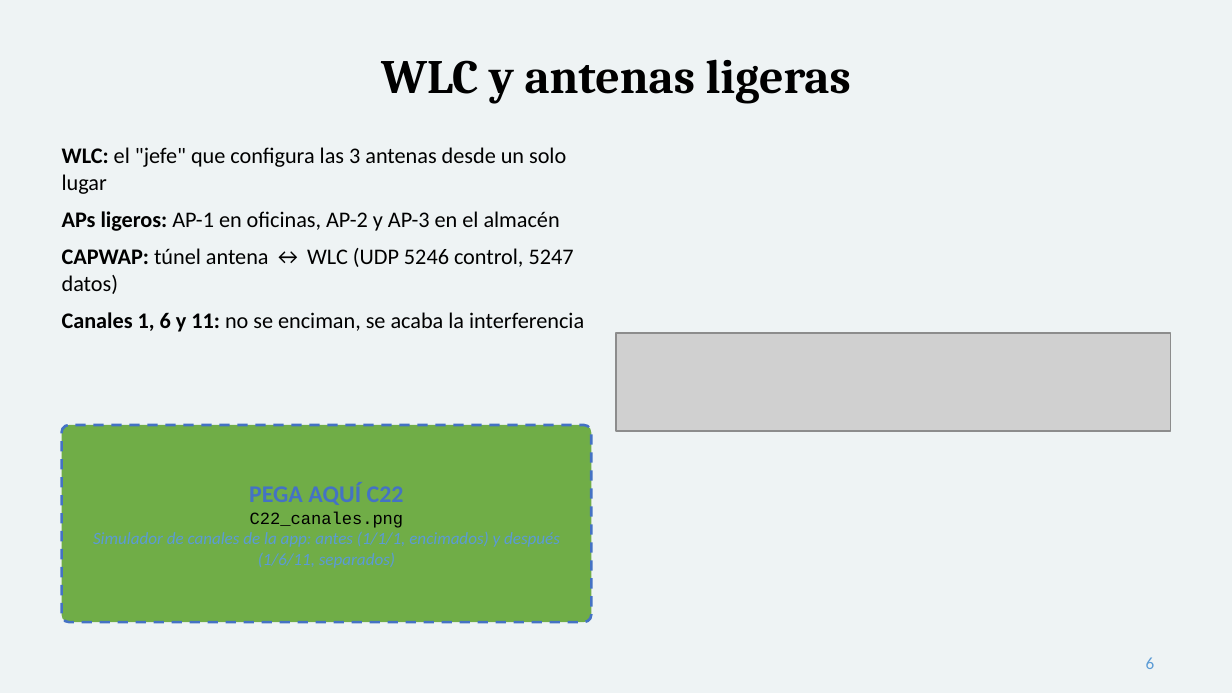
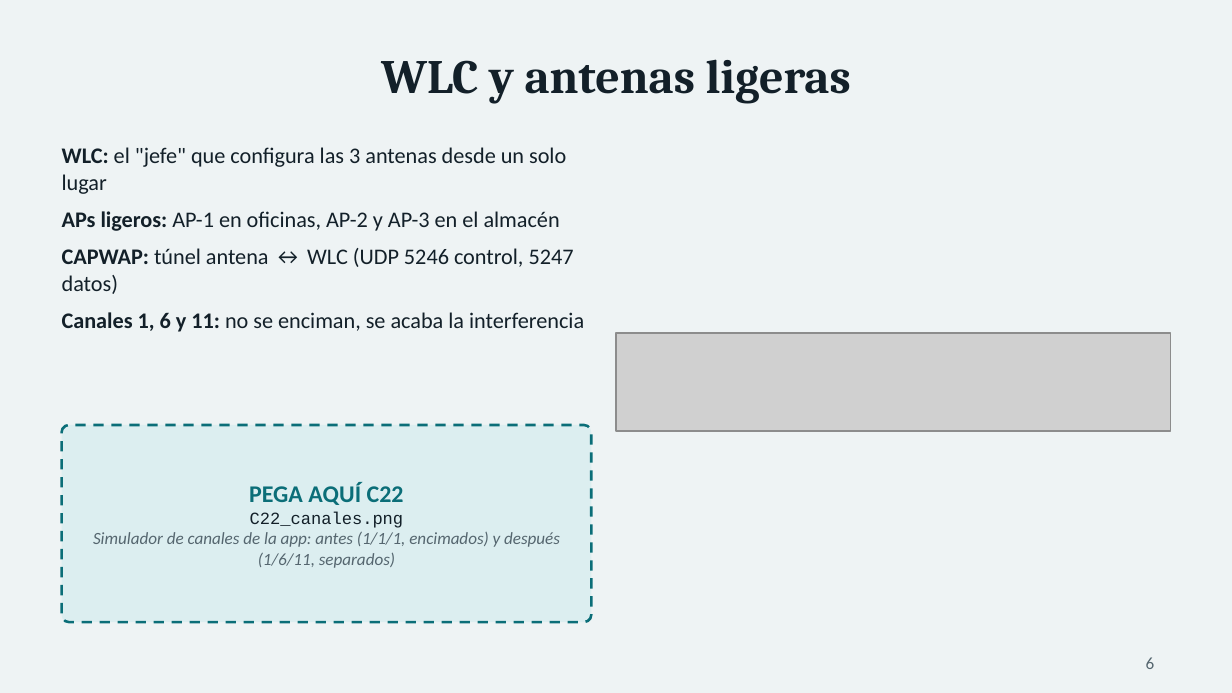
Before and after one commit to USX22/inalambricreds2, a slide deck: slide 6 of entregables/Presentacion_InnovaLogistics.pptx. Drawn at 1232x693 pixels with LibreOffice and Linux fonts; fonts in the diff are those of the drawing; grey boxes stand for pictures. Boxes give left, top, right and bottom in pixels: in the first picture for what was removed or moved away, otherwise in the second. Text is boxed around its words. In the diff, an @@ line names an element or a change of style, - is before the commit and + after.

```diff
--- a/entregables/Presentacion_InnovaLogistics.pptx
+++ b/entregables/Presentacion_InnovaLogistics.pptx
@@ title "WLC y antenas ligeras" at bbox=[381, 59, 851, 103]: text colour #000000 to #132029 @@
@@ text "WLC: el "jefe" que configura ..." at bbox=[62, 147, 584, 332]: text colour #000000 to #132029 @@
@@ rounded rectangle at bbox=[62, 425, 591, 622]: fill #70AD47 to #DCEEF0; outline #4472C4 1.5 pt dashed to #0B6E78 1.5 pt dashed @@
@@ text "PEGA AQUÍ C22" at bbox=[93, 482, 560, 568]: text colour #4472C4 to #0B6E78 in "PEGA AQUÍ C22"; text colour #000000 to #132029 in "C22_canales.png"; text colour #5B9BD5 to #55666F in "Simulador de canales de la app: antes ..." @@
@@ page number at bbox=[1146, 657, 1155, 669]: text colour #5B9BD5 to #55666F @@
```
Also in this commit, not shown: 13 other slides changed.
